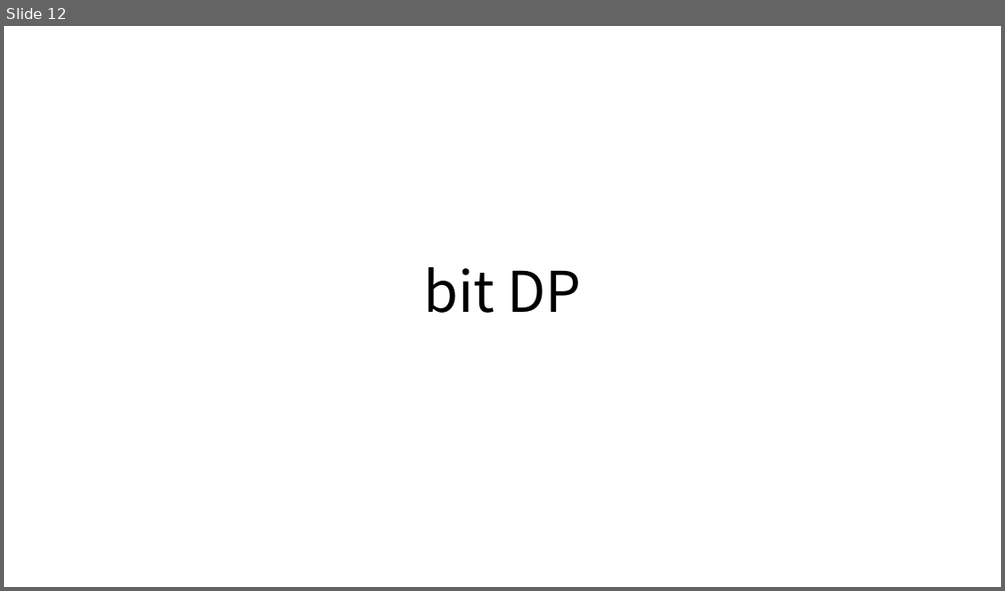
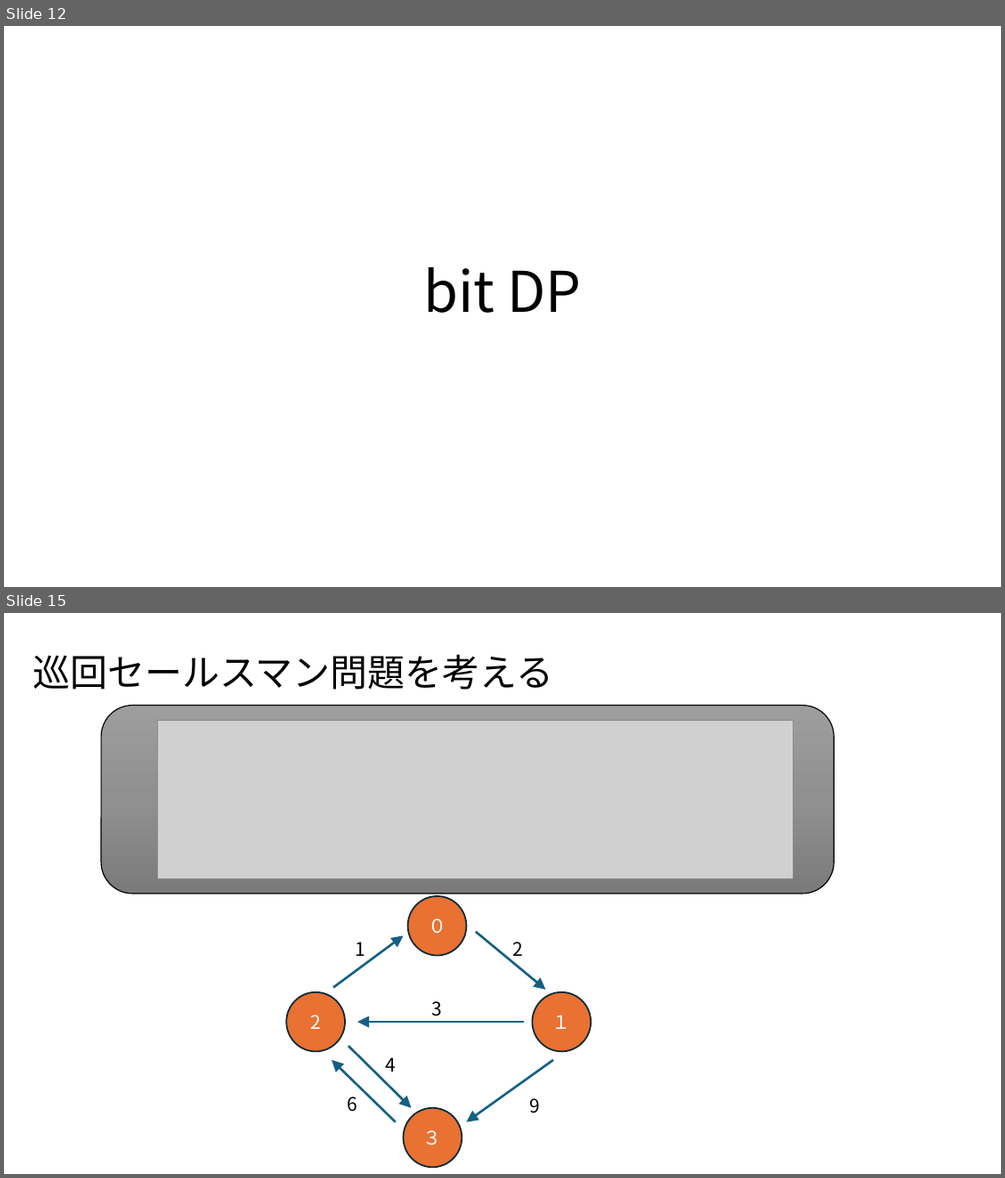
Before and after one commit to triC-tmu/workshop_2024, a slide deck: 20240331_bit全探索_bitDP/bit全探索_bitDP.pptx. Shown one above the other, each under a label of ours: slide 12 before the commit, slides 12 and 15 after it; the slides between them are not shown. The pictures are 1005x591 and 1005x1178 pixels, drawn with LibreOffice and Linux fonts; fonts in the diff are those of the drawing; grey boxes stand for pictures. Boxes give left, top, right and bottom in pixels: in the first picture for what was removed or moved away, otherwise in the second. Text is boxed around its words. In the diff, an @@ line names an element or a change of style, - is before the commit and + after.

```diff
--- a/20240331_bit全探索_bitDP/bit全探索_bitDP.pptx
+++ b/20240331_bit全探索_bitDP/bit全探索_bitDP.pptx
@@ slide 15 added at (x1=4, y1=613, x2=1001, y2=1174), background #FFFFFF @@
@@ title added at (x1=32, y1=654, x2=553, y2=690), 36 pt, text #000000 @@
+巡回セールスマン問題を考える
@@ rounded rectangle added at (x1=101, y1=705, x2=834, y2=893), fill gradient #9D9D9D to #909090 to #7C7C7C, outline #000000 1 pt @@
@@ picture added at (x1=158, y1=720, x2=793, y2=877) @@
@@ ellipse added at (x1=408, y1=896, x2=466, y2=956), fill #E97132, outline #092A39 1.5 pt, 18 pt, text #FFFFFF @@
+０
@@ arrow added from (476, 932) to (545, 989), #156082 2.25 pt @@
@@ arrow added from (333, 988) to (404, 935), #156082 2.25 pt @@
@@ text added at (x1=355, y1=941, x2=365, y2=956), 18 pt, text #000000 @@
+1
@@ text added at (x1=513, y1=941, x2=524, y2=956), 18 pt, text #000000 @@
+2
@@ ellipse added at (x1=287, y1=992, x2=345, y2=1051), fill #E97132, outline #092A39 1.5 pt, 18 pt, text #FFFFFF @@
+2
@@ text added at (x1=432, y1=1001, x2=443, y2=1016), 18 pt, text #000000 @@
+3
@@ ellipse added at (x1=532, y1=992, x2=591, y2=1051), fill #E97132, outline #092A39 1.5 pt, 18 pt, text #FFFFFF @@
+１
@@ arrow added from (525, 1022) to (357, 1022), #156082 2.25 pt @@
@@ arrow added from (396, 1121) to (332, 1060), #156082 2.25 pt @@
@@ arrow added from (348, 1046) to (412, 1108), #156082 2.25 pt @@
@@ text added at (x1=385, y1=1057, x2=396, y2=1071), 18 pt, text #000000 @@
+4
@@ arrow added from (554, 1060) to (466, 1121), #156082 2.25 pt @@
@@ text added at (x1=347, y1=1096, x2=357, y2=1111), 18 pt, text #000000 @@
+6
@@ ellipse added at (x1=404, y1=1108, x2=461, y2=1167), fill #E97132, outline #092A39 1.5 pt, 18 pt, text #FFFFFF @@
+３
@@ text added at (x1=529, y1=1098, x2=540, y2=1113), 18 pt, text #000000 @@
+9
```
Also in this commit, not shown: 8 other slides added, 3 other files.
